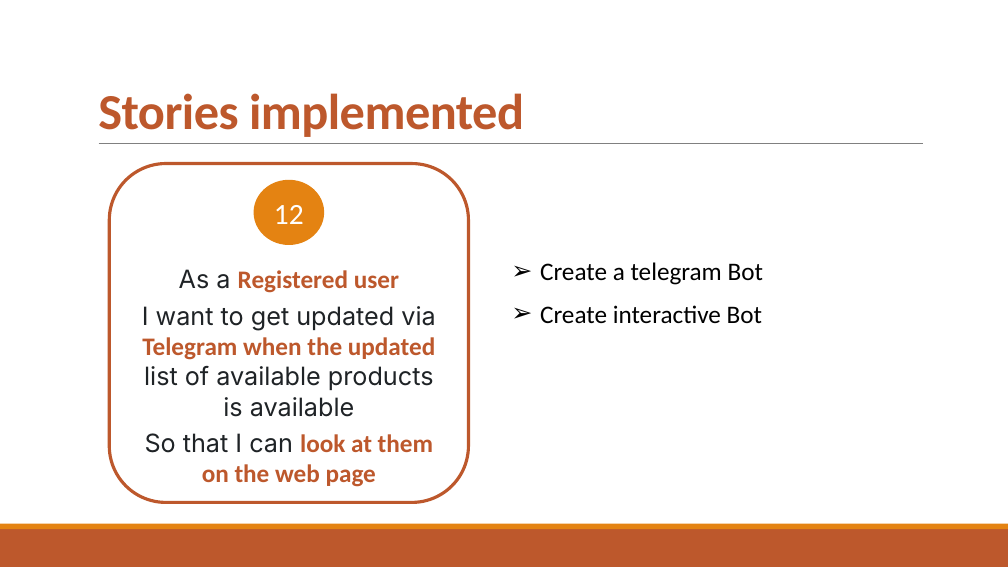
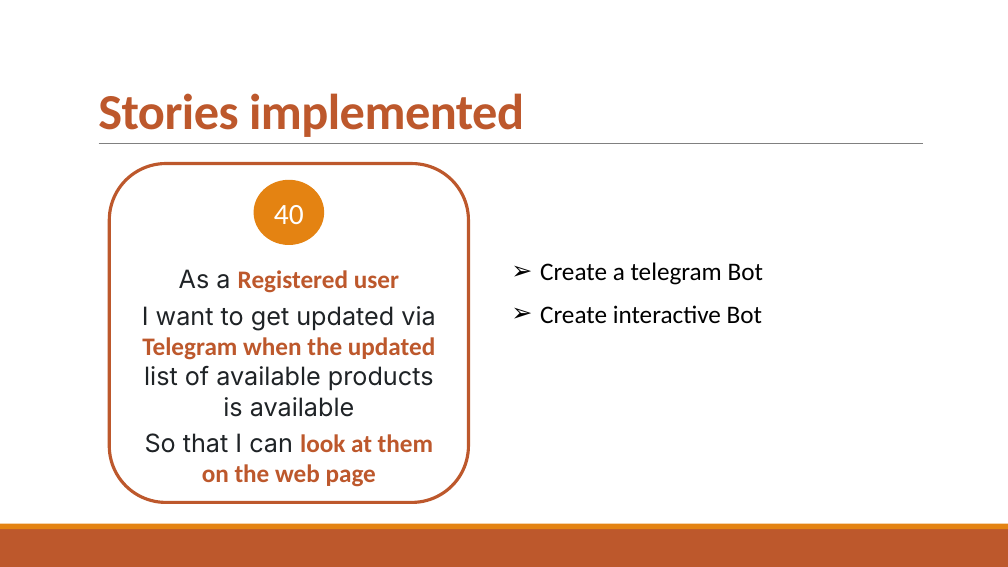
Before and after one commit to djemar/se2-2021-04-SPG, a slide deck: slide 3 of docs/sprint4/Presentation_SPG_Sprint4.pptx. Drawn at 1008x567 pixels with LibreOffice and Linux fonts; fonts in the diff are those of the drawing. Boxes give left, top, right and bottom in pixels: in the first picture for what was removed or moved away, otherwise in the second. Text is boxed around its words. In the diff, an @@ line names an element or a change of style, - is before the commit and + after.

```diff
--- a/docs/sprint4/Presentation_SPG_Sprint4.pptx
+++ b/docs/sprint4/Presentation_SPG_Sprint4.pptx
@@ text in ellipse at bbox=[274, 205, 304, 224]: text changed @@
-12
+40
```
Also in this commit, not shown: 3 other slides changed, 1 slide added, 1 slide removed, 1 other file.
